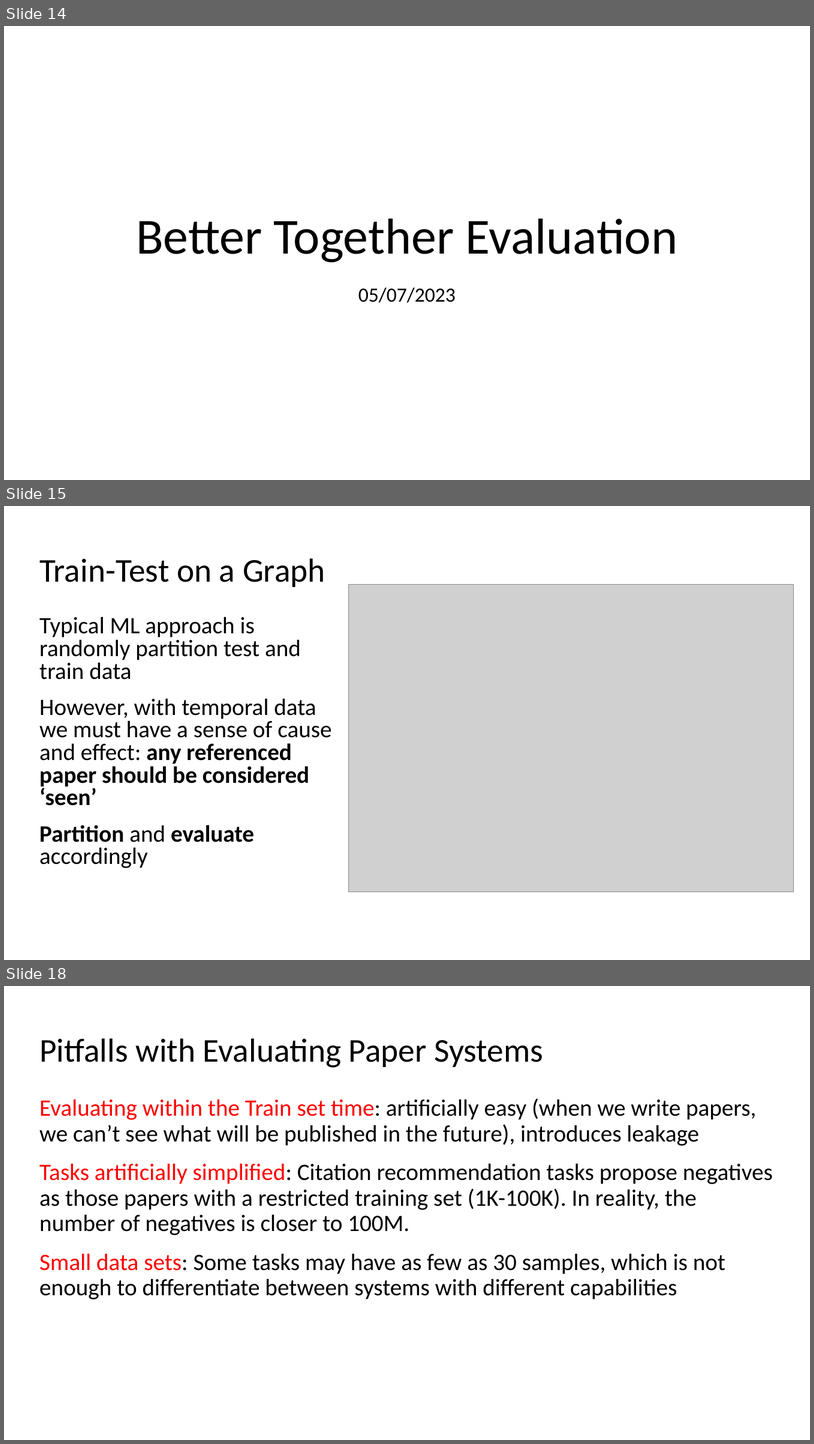
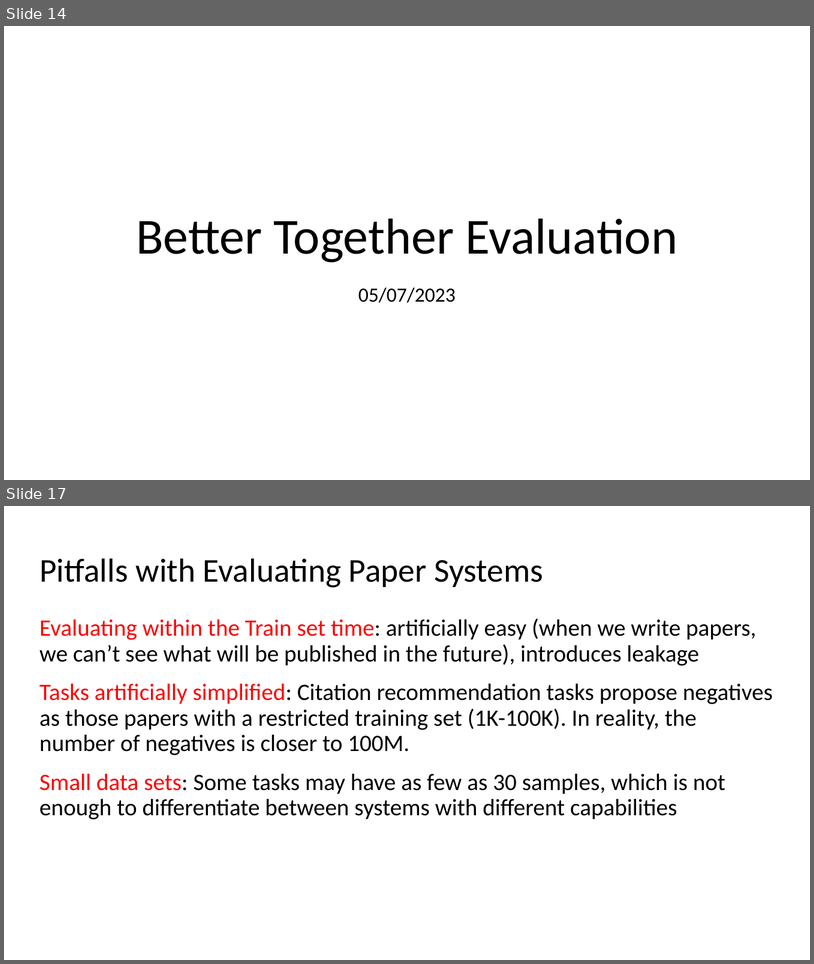
Before and after one commit to kwchurch/JSALT_Better_Together, a slide deck: slides/July5/July5_combined.pptx. Shown one above the other, each under a label of ours: slides 14, 15 and 18 before the commit, slides 14 and 17 after it; the slides between them are not shown. The pictures are 814x1444 and 814x964 pixels, drawn with LibreOffice and Linux fonts; fonts in the diff are those of the drawing; grey boxes stand for pictures. Boxes give left, top, right and bottom in pixels: in the first picture for what was removed or moved away, otherwise in the second. Text is boxed around its words. In the diff, an @@ line names an element or a change of style, - is before the commit and + after.

```diff
--- a/slides/July5/July5_combined.pptx
+++ b/slides/July5/July5_combined.pptx
@@ slide 15 removed at box(4, 506, 810, 960), background #FFFFFF @@
@@ title removed at box(39, 558, 326, 587) @@
-Train-Test on a Graph
@@ picture removed at box(349, 584, 794, 891) @@
@@ text removed at box(39, 616, 332, 868) @@
-Typical ML approach is randomly partition test and train data
-However, with temporal data we must have a sense of cause and effect: any referenced paper should be considered ‘seen’
-Partition and evaluate accordingly
@@ what was slide 18 is now slide 17 @@
```
Also in this commit, not shown: 3 slides changed, 5 slides added, 3 other slides removed, 1 other file.
